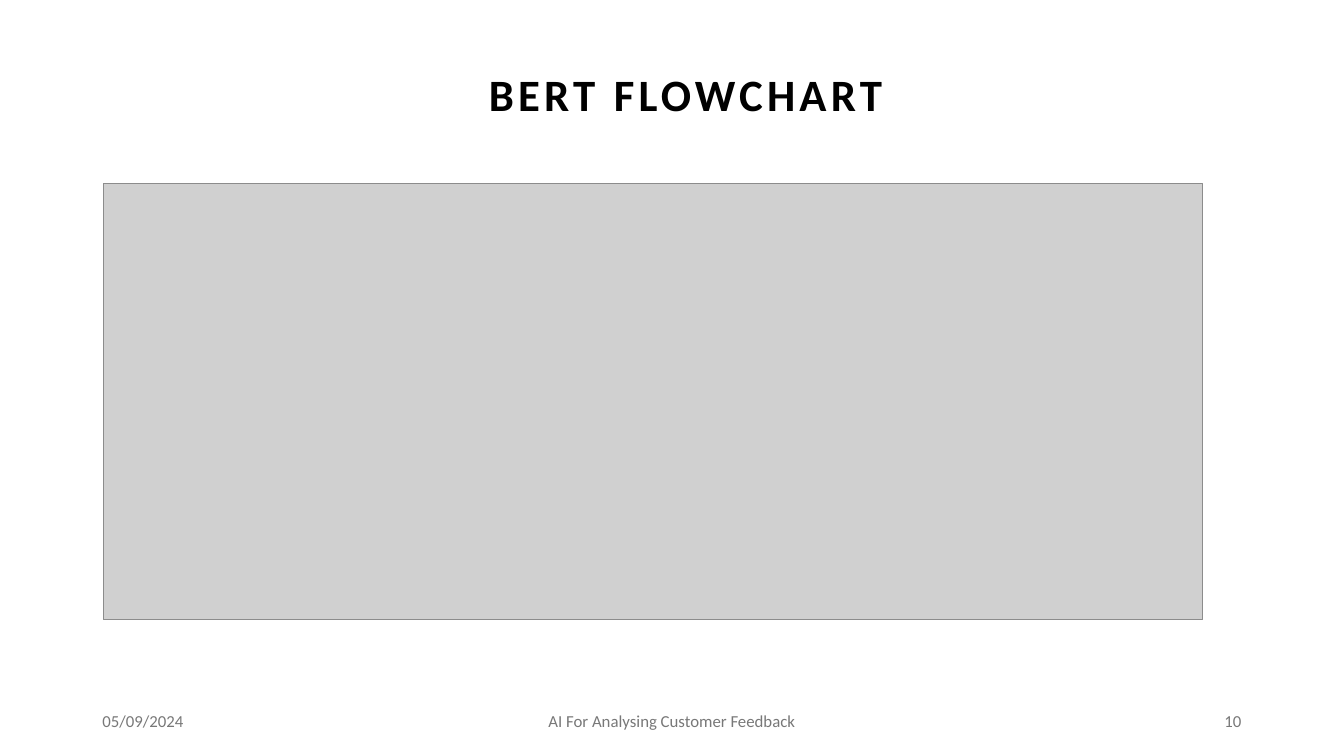
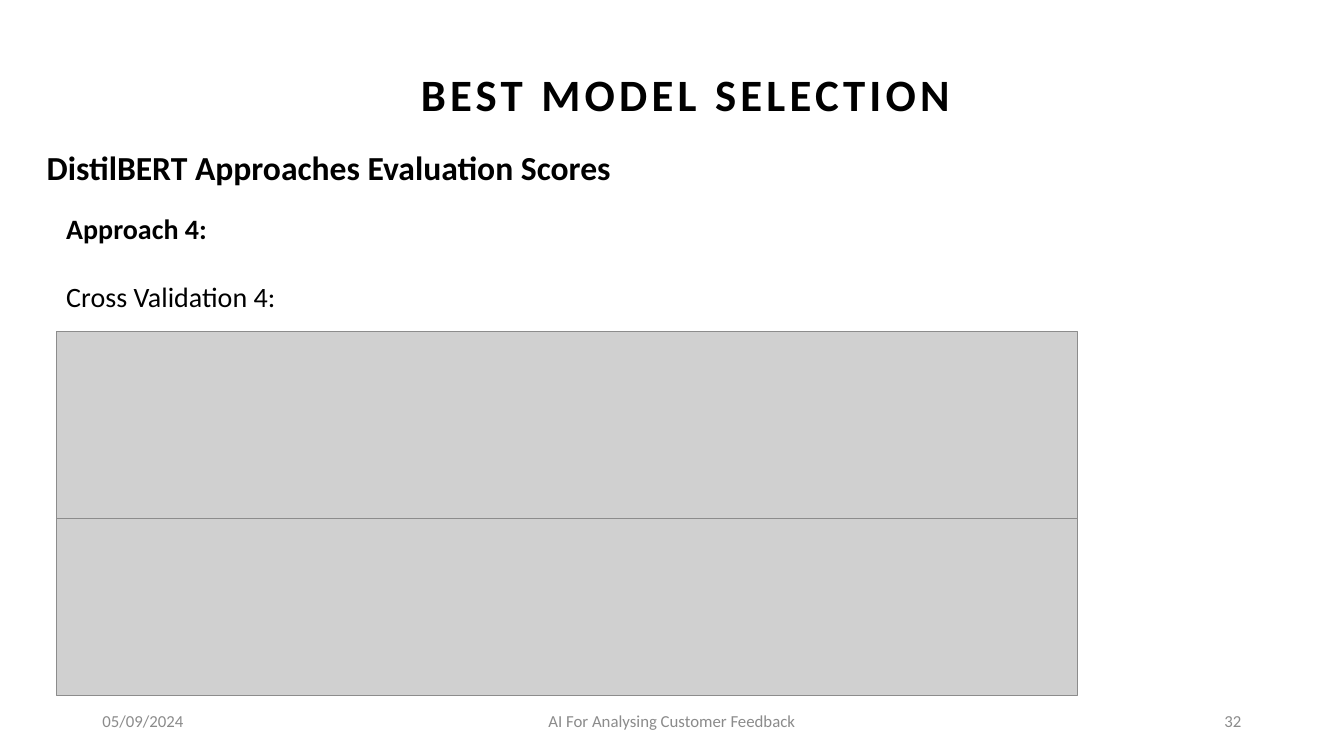
Before and after one commit to amansethuea/WexPhotoVideo, a slide deck: slide 32 of BERT/Thesis_Report/AmanSeth_MScPresentation.pptx (slide 10 before the commit). Drawn at 1344x756 pixels with LibreOffice and Linux fonts; fonts in the diff are those of the drawing; grey boxes stand for pictures. Boxes give left, top, right and bottom in pixels: in the first picture for what was removed or moved away, otherwise in the second. Text is boxed around its words. In the diff, an @@ line names an element or a change of style, - is before the commit and + after.

Commit message:
Revamped Presentation PPT as per supervisor feedback

```diff
--- a/BERT/Thesis_Report/AmanSeth_MScPresentation.pptx
+++ b/BERT/Thesis_Report/AmanSeth_MScPresentation.pptx
@@ text at [421, 81, 950, 112]: text changed @@
-BERT FLOWCHART
+BEST MODEL SELECTION
@@ text added at [47, 156, 611, 186], 24 pt, text #000000, bold @@
+DistilBERT Approaches Evaluation Scores
@@ picture removed at [103, 184, 1203, 620] @@
@@ text added at [66, 219, 276, 308], 20 pt, text #000000 @@
+Approach 4:
+Cross Validation 4:
@@ picture added at [56, 332, 1078, 528] @@
@@ picture added at [56, 519, 1078, 697] @@
@@ text "05/09/2024" at [102, 715, 183, 728]: text colour #797979 to #8C8C8C @@
@@ text "AI For Analysing Customer Feedback" at [548, 715, 795, 730]: text colour #797979 to #8C8C8C @@
@@ page number at [1224, 716, 1241, 727]: text changed; text colour #797979 to #8C8C8C @@
-10
+32
```
Also in this commit, not shown: 41 other slides changed, 9 slides added, 36 slides removed.
